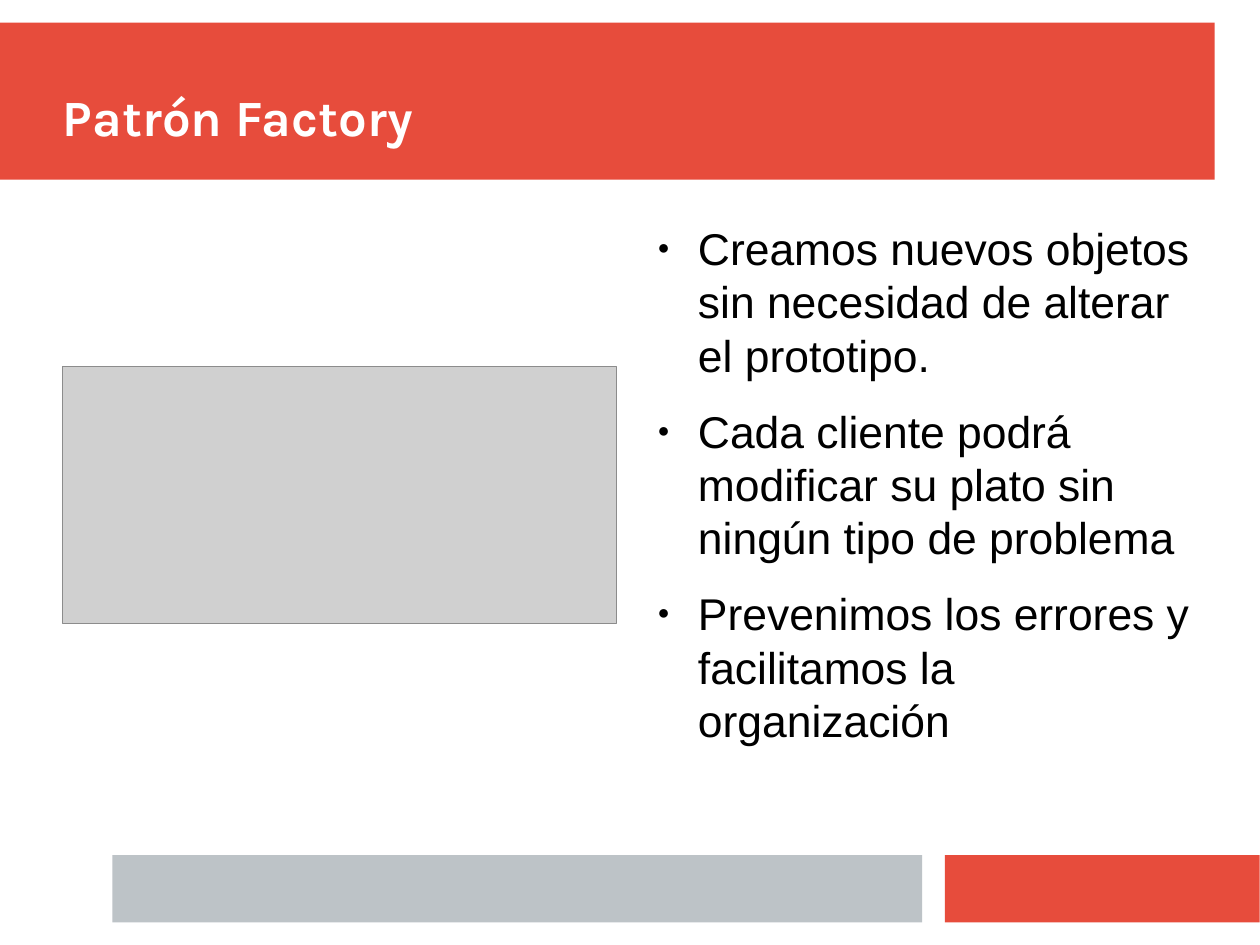
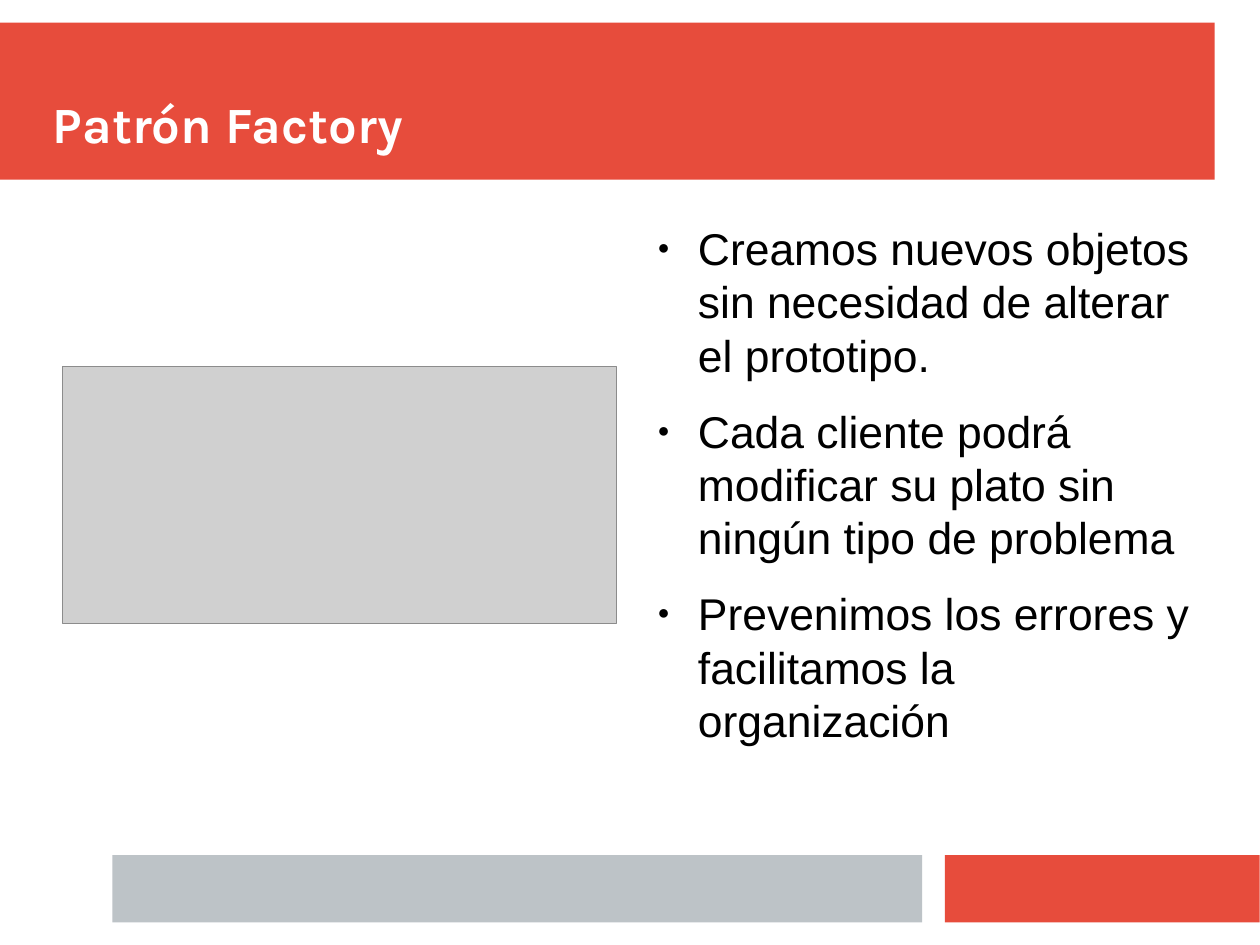
Before and after one commit to Juanba1998/APP-Restaurante, a slide deck: slide 23 of Material/Presentación/Presentacion Final.pptx. Drawn at 1260x945 pixels with LibreOffice and Linux fonts; fonts in the diff are those of the drawing; grey boxes stand for pictures. Boxes give left, top, right and bottom in pixels: in the first picture for what was removed or moved away, otherwise in the second. Text is boxed around its words. In the diff, an @@ line names an element or a change of style, - is before the commit and + after.

```diff
--- a/Material/Presentación/Presentacion Final.pptx
+++ b/Material/Presentación/Presentacion Final.pptx
@@ text "Patrón Factory": place and size @@
-text "Patrón Factory" at (63, 96, 412, 148)
+text "Patrón Factory" at (53, 103, 402, 155)
```
Also in this commit, not shown: 10 other slides changed, 1 slide added, 1 slide removed.
